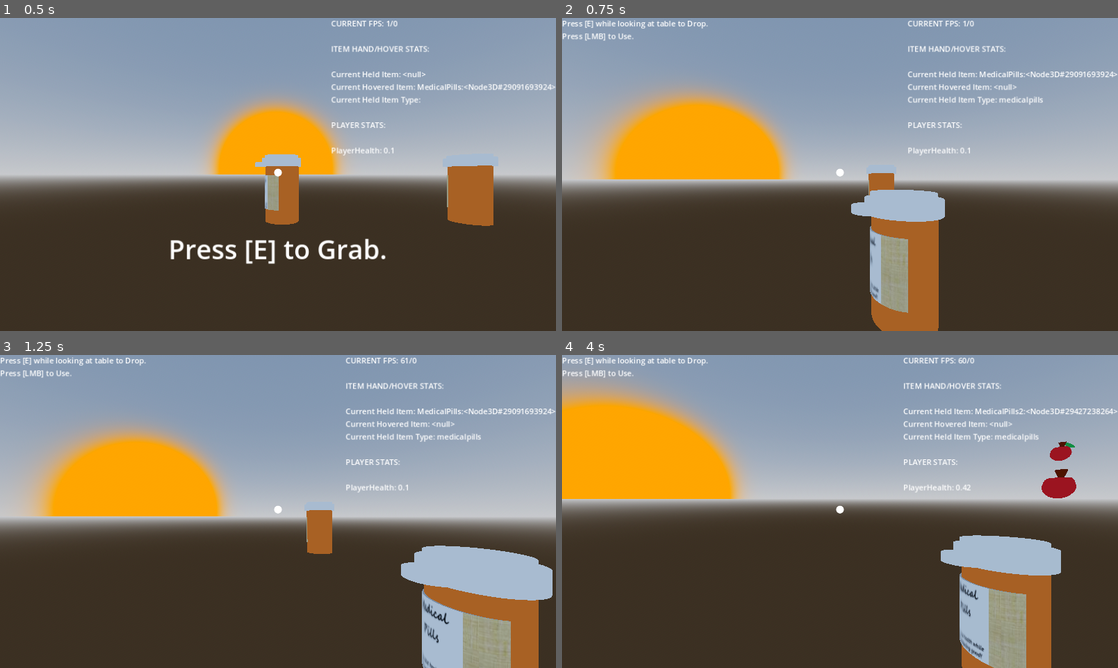
Above: before the commit, frames 1-4 (two rows, left to right).
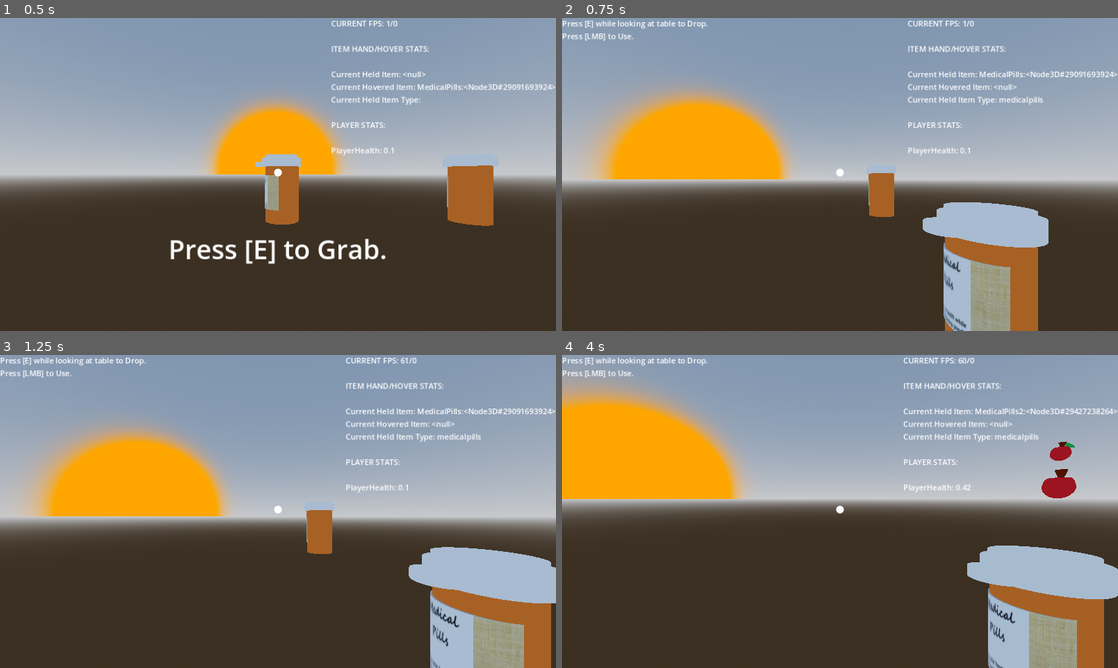
Above: after the commit, the same moments.

Repository: Kufferey/Dusk-is-Done-old
Game: Godot game, scene res://Scenes/States/gamestate.tscn
Two runs of this game, one before a commit and one after it. Both use one fixed random seed, a clock stepped at 60 frames per second and the inputs below. This scene is started directly instead of the project's main scene.
Inputs (mouse positions are in pixels of both pictures, inside the frame that each line leads up to):
- Up to frame 1 (0.5 s): no input
- Up to frame 2 (0.75 s): tap E (interact) at 0.5 s; move the mouse to (867, 174) at 0.52 s; hold E (interact) from 0.53 s (still down)
- Up to frame 3 (1.25 s): keep holding E (interact)
- Up to frame 4 (4 s): move the mouse to (812, 511) at 1.27 s; release E (interact) at 1.28 s; click (812, 511) at 1.35 s; tap E (interact) at 2 s; move the mouse to (851, 505) at 2.02 s; hold E (interact) 2.03-2.78 s; move the mouse to (834, 517) at 2.77 s; click (834, 517) at 2.85 s; move the mouse to (878, 514) at 3.52 s; hold E (interact) from 3.53 s (still down)

Frame 1 is identical in both runs. In frame 2, 13% of the frame differs, in the area x 52-88%, y 54-100%; in frame 3, 2.3%; in frame 4, 9.1%.

Commit message:
Add files via upload

Diff:
--- a/Scenes/States/mainmenu.tscn
+++ b/Scenes/States/mainmenu.tscn
@@ -1,7 +1,6 @@
-[gd_scene load_steps=3 format=3 uid="uid://csft04orp86k2"]
+[gd_scene load_steps=2 format=3 uid="uid://csft04orp86k2"]
 
 [ext_resource type="Script" path="res://Src/Menus/mainmenu.gd" id="1_cx8so"]
-[ext_resource type="PackedScene" uid="uid://bk3nfdssu88vn" path="res://Scenes/States/mainmenu/dayslot/day_select_slot.tscn" id="2_7na22"]
 
 [node name="MainMenu" type="Node"]
 script = ExtResource("1_cx8so")
@@ -17,9 +16,13 @@
 metadata/_edit_lock_ = true
 
 [node name="DaySelect" type="Node2D" parent="Menus"]
+visible = false
 metadata/_edit_lock_ = true
 
-[node name="DaySelectSlot" parent="Menus/DaySelect" instance=ExtResource("2_7na22")]
-position = Vector2(200, 136)
-DayName = "103"
-DayEvents = "???"
+[node name="DaysContainer" type="Control" parent="Menus/DaySelect"]
+layout_mode = 3
+anchors_preset = 0
+offset_left = 64.0
+offset_top = 64.0
+offset_right = 1088.0
+offset_bottom = 408.0
--- a/Scenes/States/mainmenu/dayslot/day_select_slot.tscn
+++ b/Scenes/States/mainmenu/dayslot/day_select_slot.tscn
@@ -22,11 +22,15 @@
 offset_top = -64.0
 offset_right = 64.0
 offset_bottom = 64.0
+stretch = true
 
 [node name="SubViewport" type="SubViewport" parent="Icon/Icon1"]
+handle_input_locally = false
 size = Vector2i(128, 128)
+render_target_update_mode = 4
 
 [node name="Sprite2D" type="Sprite2D" parent="Icon/Icon1/SubViewport"]
+position = Vector2(55, 55)
 scale = Vector2(0.5, 0.5)
 texture = ExtResource("2_cv0o5")
 
@@ -49,9 +53,10 @@
 grow_horizontal = 2
 grow_vertical = 2
 theme = SubResource("Theme_5h8x1")
-text = "DAY: ???"
+text = "DAY"
 horizontal_alignment = 1
 vertical_alignment = 1
+autowrap_mode = 3
 
 [node name="DayEvents" type="Label" parent="Control"]
 layout_mode = 1
@@ -62,7 +67,7 @@
 grow_horizontal = 2
 grow_vertical = 2
 theme = SubResource("Theme_eyck5")
-text = "EVENTS: Don, "
+text = "EVENTS"
 horizontal_alignment = 1
 vertical_alignment = 2
 autowrap_mode = 3
@@ -70,6 +75,8 @@
 text_overrun_behavior = 2
 
 [node name="Area2D" type="Area2D" parent="."]
+metadata/_edit_lock_ = true
 
 [node name="CollisionShape2D" type="CollisionShape2D" parent="Area2D"]
 shape = SubResource("RectangleShape2D_0e3n0")
+metadata/_edit_lock_ = true
--- a/Src/Gameplay/gamestate.gd
+++ b/Src/Gameplay/gamestate.gd
@@ -331,7 +331,7 @@
 		currentHeldItem.position = lerp(Vector3(
 			currentHeldItem.position.x, currentHeldItem.position.y, currentHeldItem.position.z),
 			Vector3(playerItemHolderHand.global_position.x, playerItemHolderHand.global_position.y, playerItemHolderHand.global_position.z),
-			5.5 * delta)
+			9.5 * delta)
 
 func _process(delta: float) -> void:
 	# debug
